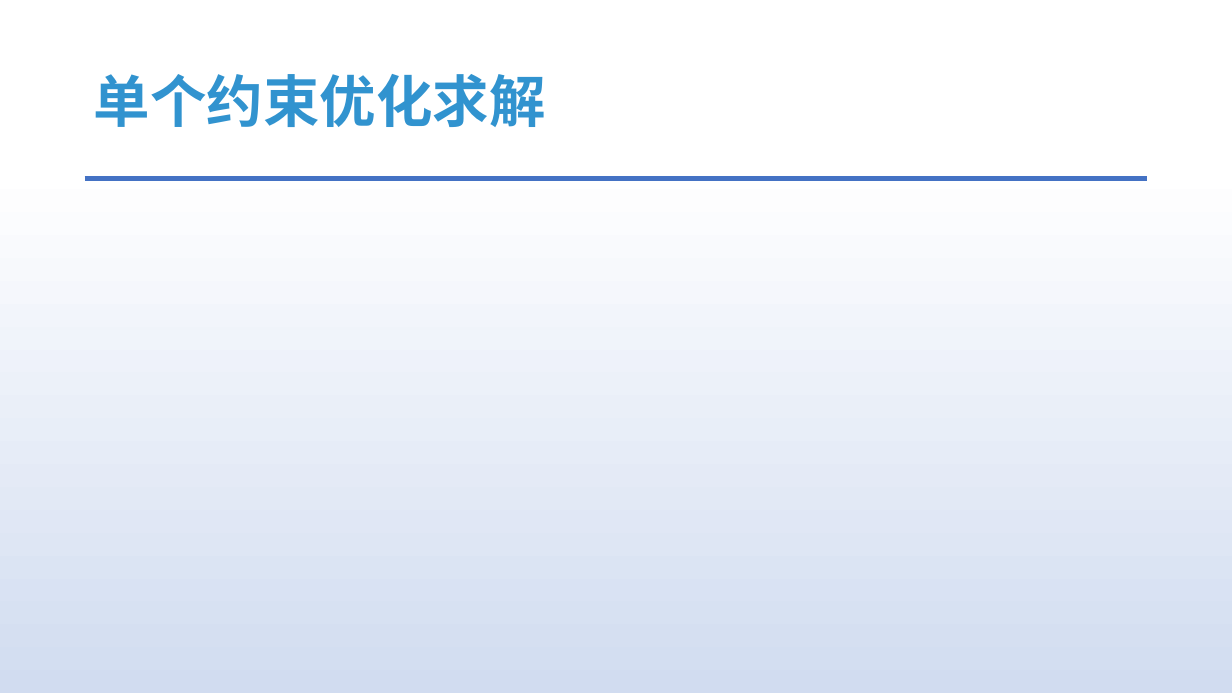
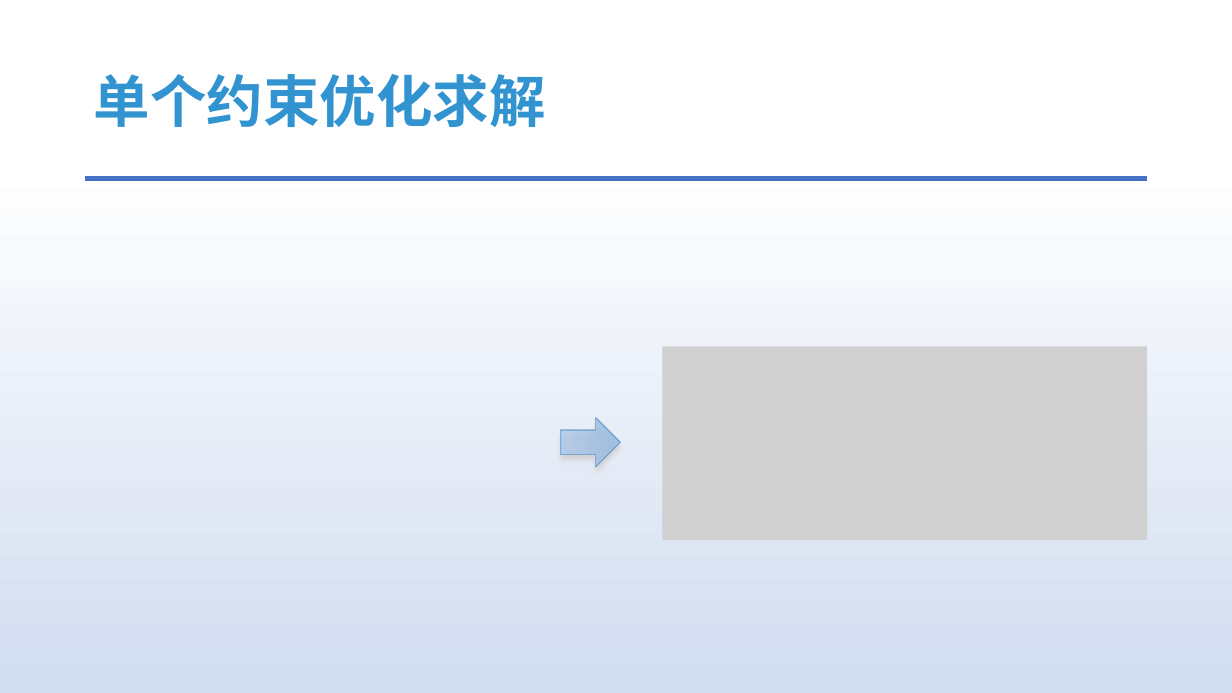
Before and after one commit to answerear/UnityFluid, a slide deck: slide 11 of doc/流体模拟入门分享-Part II.pptx. Drawn at 1232x693 pixels with LibreOffice and Linux fonts; fonts in the diff are those of the drawing; grey boxes stand for pictures. Boxes give left, top, right and bottom in pixels: in the first picture for what was removed or moved away, otherwise in the second. Text is boxed around its words. In the diff, an @@ line names an element or a change of style, - is before the commit and + after.

```diff
--- a/doc/流体模拟入门分享-Part II.pptx
+++ b/doc/流体模拟入门分享-Part II.pptx
@@ picture added at <box>663,347,1148,541</box> @@
@@ down arrow added at <box>561,418,621,467</box>, fill gradient #B1CBE9 to #A3C1E5 to #93B9E4, outline #5B9BD5 0.5 pt @@
```
Also in this commit, not shown: 8 other slides changed, 2 slides removed.
